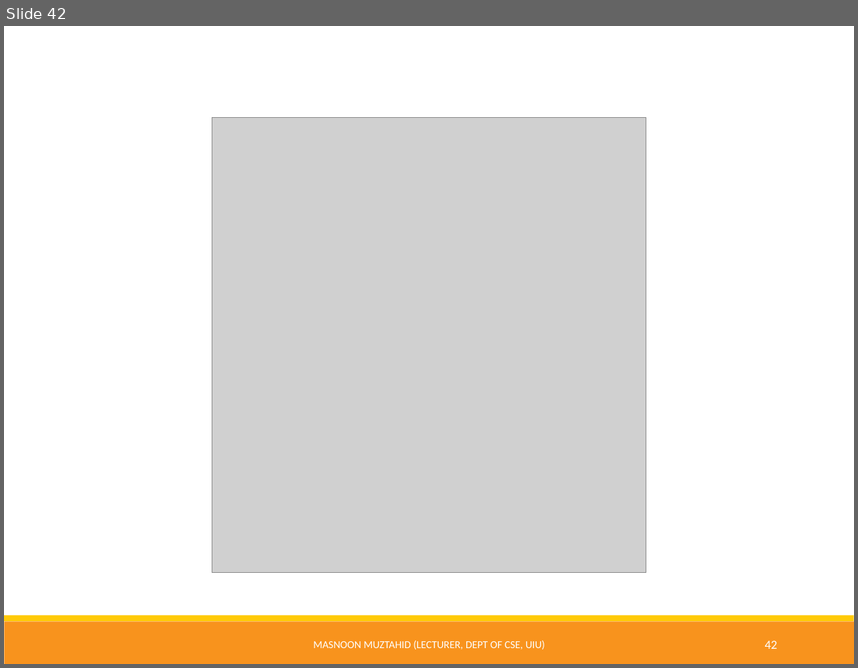
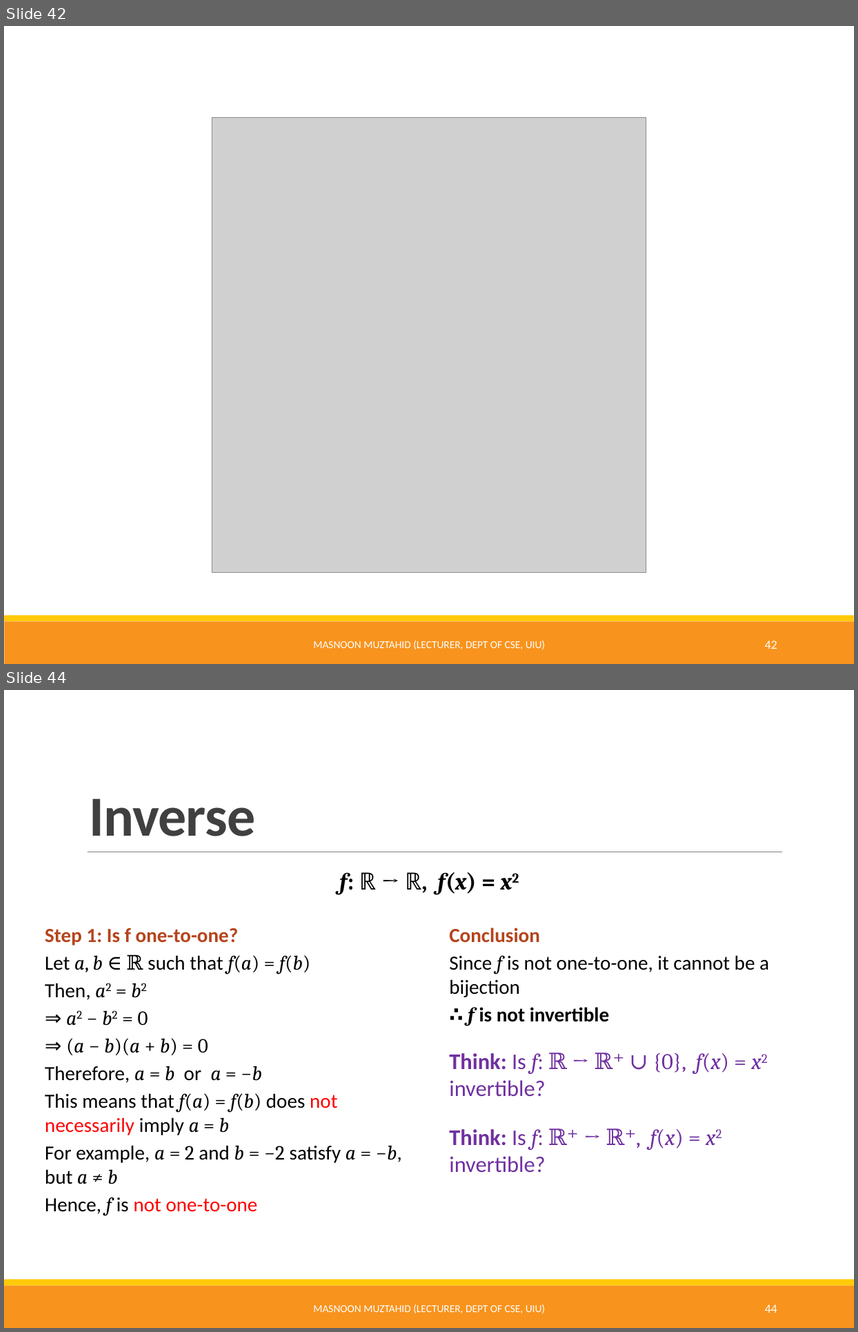
Before and after one commit to Muztahid202/UIU-Discrete_Math_Resources, a slide deck: Functions.pptx. Shown one above the other, each under a label of ours: slide 42 before the commit, slides 42 and 44 after it; the slides between them are not shown. The pictures are 858x668 and 858x1332 pixels, drawn with LibreOffice and Linux fonts; fonts in the diff are those of the drawing; grey boxes stand for pictures. Boxes give left, top, right and bottom in pixels: in the first picture for what was removed or moved away, otherwise in the second. Text is boxed around its words. In the diff, an @@ line names an element or a change of style, - is before the commit and + after.

```diff
--- a/Functions.pptx
+++ b/Functions.pptx
@@ slide 44 added at (4, 690, 854, 1328), background #FFFFFF; not listed: 2 template elements that a slide beside it also shows @@
@@ title added at (89, 798, 255, 836), 48 pt, text #404040, bold @@
+Inverse
@@ line added from (87, 851) to (782, 851), #808080 0.5 pt @@
@@ text added at (339, 872, 477, 895), 20 pt, text #000000, bold @@
+f: ℝ → ℝ, f(x) = x2
@@ text added at (45, 927, 402, 1215), 17 pt, text #000000 @@
+Step 1: Is f one-to-one?
+Let a, b ∈ ℝ such that f(a) = f(b)
+Then, a2 = b2
+⇒ a2 − b2 = 0
+⇒ (a − b)(a + b) = 0
+Therefore, a = b or a = −b
+This means that f(a) = f(b) does not necessarily imply a = b
+For example, a = 2 and b = −2 satisfy a = −b, but a ≠ b
+Hence, f is not one-to-one
@@ text added at (449, 927, 769, 1172), 19 pt, text #7030A0 @@
+Conclusion
+Since f is not one-to-one, it cannot be a bijection
+∴ f is not invertible
+Think: Is f: ℝ → ℝ⁺ ∪ {0}, f(x) = x2 invertible?
+Think: Is f: ℝ⁺ → ℝ⁺, f(x) = x2 invertible?
@@ text added at (313, 1304, 545, 1313), 9 pt, text #FFFFFF @@
+MASNOON MUZTAHID (LECTURER, DEPT OF CSE, UIU)
@@ page number added at (765, 1304, 777, 1312), 10.5 pt, text #FFFFFF @@
+44
```
Also in this commit, not shown: 5 slides changed, 4 other slides added, 1 slide removed.
